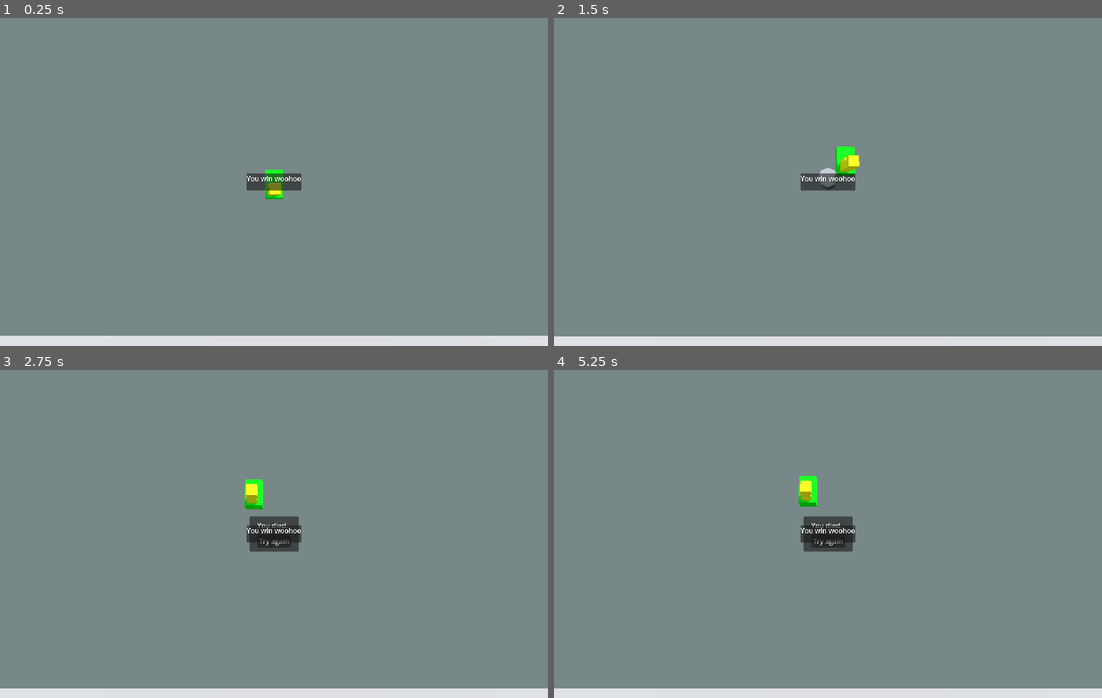
Above: before the commit, frames 1-4 (two rows, left to right).
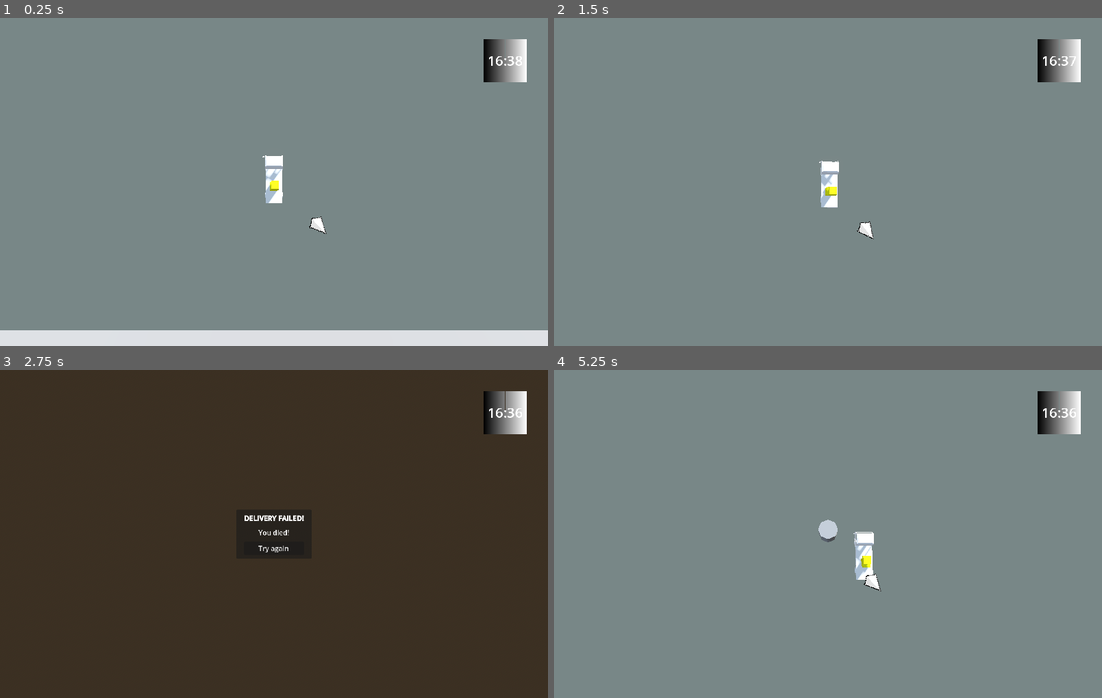
Above: after the commit, the same moments.

Repository: mcKri/bad-idea-jam
Game: Godot game, scene res://system/game_world.tscn
The game is run twice, just before and just after one commit, with the same random seed, the same clock (stepped at 60 frames per second) and the same inputs. The engine's default icon, where the game draws it, is replaced by a stand-in: a white triangle on a blue panel in a dark square.
Inputs (mouse positions are in pixels of both pictures, inside the frame that each line leads up to):
- Up to frame 1 (0.25 s): no input
- Up to frame 2 (1.5 s): tap Enter at 0.5 s; hold D (move_right) 0.53-1.28 s; hold E (interact) 0.53-1.28 s; hold Space (handbrake) from 1.28 s (still down); tap E (interact) at 1.35 s
- Up to frame 3 (2.75 s): release Space (handbrake) at 2.03 s; hold D (move_right) from 2.03 s (still down); hold X from 2.03 s (still down); tap E (interact) at 2.3 s
- Up to frame 4 (5.25 s): release D (move_right) at 2.75 s; release X at 2.75 s; click "Try again" at 2.75 s; click (828, 540) at 3.5 s, where only the run before the commit has a clickable "Try again"; click (828, 540) at 4.25 s, where only the run before the commit has a clickable "Try again"; hold W (accelerate) from 5.03 s (still down); tap E (interact) at 5.1 s

The runs differ from the first frame. In frame 1, 3.5% of the frame differs, in the area x 0-100%, y 6-97%; in frame 2, 5.0%; in frame 3, 99%, in the area x 0-100%, y 0-100%; in frame 4, 5.7%.

Commit message:
import new car model add time limit to stage add stage timer hud add objective pointer hud

Diff:
--- a/entities/car/car.gd
+++ b/entities/car/car.gd
@@ -3,9 +3,9 @@
 
 @onready var mesh: Node3D = $Mesh
 @onready var ground_ray: RayCast3D = $Mesh/RayCast3D
-@onready var car_body: CSGBox3D = $Mesh/CSGBox3D
+@onready var car_body: Node3D = $"Mesh/tray car 001"
 @onready var camera_point: Marker3D = $Mesh/CameraPoint
-@onready var box_anchor: BoxAnchor = $Mesh/CSGBox3D/BoxAnchor
+@onready var box_anchor: BoxAnchor = $"Mesh/tray car 001/BoxAnchor"
 
 @export var steer_speed_curve: Curve
 
@@ -94,7 +94,7 @@
 	if is_reversing() || is_stationary():
 		car_body.rotation.z = lerp(car_body.rotation.z, 0.0, TILT_RECOVER_SPEED * delta)
 	else:
-		var tilt_target := drift_angle * speed_factor * MAX_TILT
+		var tilt_target := -drift_angle * speed_factor * MAX_TILT
 		var tilt_speed := lerpf(TILT_RECOVER_SPEED, TILT_LEAN_SPEED, absf(drift_angle) / PI)
 		car_body.rotation.z = lerp(car_body.rotation.z, tilt_target, tilt_speed * delta)
 
@@ -168,7 +168,7 @@
 
 
 func destroy():
-	StageLoader.fail_stage()
+	StageLoader.fail_stage("Your car was destroyed!")
 	# TODO: Explode
 	hide()
 	queue_free()
--- a/entities/car/car.tscn
+++ b/entities/car/car.tscn
@@ -2,6 +2,7 @@
 
 [ext_resource type="Script" uid="uid://bhfjlv5c5yfu4" path="res://entities/car/car.gd" id="1_yotxw"]
 [ext_resource type="Script" uid="uid://bv3hcp8nt7tqn" path="res://entities/car/box_anchor.gd" id="2_1ang0"]
+[ext_resource type="PackedScene" uid="uid://c2jnpowkgbear" path="res://entities/car/tray car 001.glb" id="3_x0apo"]
 
 [sub_resource type="Curve" id="Curve_1ang0"]
 _data = [Vector2(0, 0), 0.0, 0.0, 0, 0, Vector2(0.2480211, 0.8268442), 0.0, 0.0, 0, 0, Vector2(0.50923485, 1), 0.0, 0.0, 0, 0]
@@ -31,17 +32,21 @@
 
 [node name="CSGBox3D" type="CSGBox3D" parent="Mesh" unique_id=77725255]
 transform = Transform3D(1, 0, 0, 0, 1, 0, 0, 0, 1, 0, 0.4024372, 0)
+visible = false
 collision_layer = 2
 collision_mask = 2
 size = Vector3(1, 0.78567505, 1.5700684)
 material = SubResource("StandardMaterial3D_pt7ul")
-
-[node name="BoxAnchor" type="Marker3D" parent="Mesh/CSGBox3D" unique_id=2121495623]
-transform = Transform3D(1, 0, 0, 0, 1, 0, 0, 0, 1, 0, 0.39568472, 0.34979522)
-script = ExtResource("2_1ang0")
 
 [node name="RayCast3D" type="RayCast3D" parent="Mesh" unique_id=733590555]
 collision_mask = 16
 
 [node name="CameraPoint" type="Marker3D" parent="Mesh" unique_id=599202880]
 top_level = true
+
+[node name="tray car 001" parent="Mesh" unique_id=109652924 instance=ExtResource("3_x0apo")]
+transform = Transform3D(-0.735, 0, 1.10981915e-07, 0, 0.735, 0, -1.10981915e-07, 0, -0.735, 0, 0, 0.4594083)
+
+[node name="BoxAnchor" type="Marker3D" parent="Mesh/tray car 001" unique_id=2121495623]
+transform = Transform3D(-1, 0, -1.509958e-07, 0, 1, 0, 1.509958e-07, 0, -1, -2.183478e-08, 0.71042484, -0.24976063)
+script = ExtResource("2_1ang0")
--- a/entities/player/player.gd
+++ b/entities/player/player.gd
@@ -79,6 +79,7 @@
 func enter_car(new_car: Car):
 	car = new_car
 	Camera.set_target(car.camera_point)
+	UILayer.hud.screen_pointer.set_center_node(car.mesh)
 	car.driving = true
 	reparent(car)
 	position = Vector3.ZERO
@@ -89,6 +90,7 @@
 
 func exit_car():
 	Camera.set_target(self )
+	UILayer.hud.screen_pointer.set_center_node(self )
 	reparent(car.get_parent())
 	car.driving = false
 	position = car.global_position - Vector3(2.0, 0, 0).rotated(Vector3.UP, car.mesh.global_rotation.y)
@@ -114,7 +116,7 @@
 
 
 func die():
-	StageLoader.fail_stage()
+	StageLoader.fail_stage("You died!")
 	# TODO: Play animation
 	hide()
 	queue_free()
--- a/stages/stage.gd
+++ b/stages/stage.gd
@@ -3,6 +3,9 @@
 
 @onready var spawn_point: Marker3D = $SpawnPoint
 @onready var delivery_point_holder: Node3D = $DeliveryPoints
+
+@export var time_limit: float = 999.0
+@onready var timer := time_limit
 
 var delivery_points: Array[DeliveryPoint] = []
 var curr_delivery_idx: int = 0
@@ -17,12 +20,24 @@
 	activate_next_delivery_point()
 
 
+func _process(delta):
+	if timer > 0:
+		timer -= delta
+		UILayer.hud.stage_timer.display_time(timer)
+	if timer <= 0:
+		StageLoader.fail_stage("Time's up!")
+
+
 func activate_next_delivery_point():
 	var next_point := delivery_points[curr_delivery_idx]
 	next_point.set_active()
+	UILayer.hud.screen_pointer.add_target(next_point)
 
 
 func complete_delivery():
+	var curr_point := delivery_points[curr_delivery_idx]
+	UILayer.hud.screen_pointer.remove_target(curr_point)
+
 	if curr_delivery_idx + 1 >= delivery_points.size():
 		StageLoader.complete_stage()
 		return
--- a/stages/test_world/test_world.tres
+++ b/stages/test_world/test_world.tres
@@ -1,9 +1,9 @@
 [gd_resource type="Resource" script_class="World" format=3 uid="uid://bxwpsus4eu3jn"]
 
-[ext_resource type="Script" uid="uid://dtd4v50845w8b" path="res://stages/world.gd" id="1_2jlcs"]
-[ext_resource type="PackedScene" uid="uid://dweq1naht4loy" path="res://stages/test_world/test_stage.tscn" id="2_x4jhe"]
+[ext_resource type="Script" uid="uid://dtd4v50845w8b" path="res://stages/world.gd" id="1_5m1lx"]
+[ext_resource type="PackedScene" uid="uid://dweq1naht4loy" path="res://stages/test_world/test_stage.tscn" id="2_whopg"]
 
 [resource]
-script = ExtResource("1_2jlcs")
-stages = Array[PackedScene]([ExtResource("2_x4jhe")])
+script = ExtResource("1_5m1lx")
+stages = Array[PackedScene]([ExtResource("2_whopg"), ExtResource("2_whopg")])
 metadata/_custom_type_script = "uid://dtd4v50845w8b"
--- a/system/stage_loader.gd
+++ b/system/stage_loader.gd
@@ -38,7 +38,7 @@
 	stage.add_child(player)
 	player.enter_car(car)
 
-	Camera.set_target(car, INF)
+	Camera.set_target(car.camera_point, INF)
 
 	# Initialize delivery points
 	var boxes: Array[Box] = []
@@ -54,6 +54,8 @@
 	car.box_anchor.reset()
 	for box in boxes:
 		car.box_anchor.add_box(box)
+
+	UILayer.hud.stage_timer.set_max_time(stage.time_limit)
 
 
 func advance_stage():
@@ -80,13 +82,13 @@
 	load_stage(stage_idx)
 
 
-func fail_stage():
+func fail_stage(reason: String = ""):
 	player.input_enabled = false
 	car.driving = false
-	UILayer.stage_fail_screen.show()
+	UILayer.stage_fail_screen.open(reason)
 
 
 func complete_stage():
 	player.input_enabled = false
 	car.driving = false
-	print("Stage finished!")
+	UILayer.stage_complete_screen.show()
--- /dev/null
+++ b/ui/hud/hud.gd
@@ -0,0 +1,5 @@
+class_name HUD
+extends CanvasLayer
+
+@onready var stage_timer: StageTimer = %StageTimer
+@onready var screen_pointer: ScreenPointer = $ScreenPointer
--- /dev/null
+++ b/ui/hud/hud.tscn
@@ -0,0 +1,77 @@
+[gd_scene format=3 uid="uid://d1g81bspctb8t"]
+
+[ext_resource type="Script" uid="uid://dcyk114avhmgt" path="res://ui/hud/hud.gd" id="1_xmswo"]
+[ext_resource type="Script" uid="uid://ss305vhhti7x" path="res://ui/hud/stage_timer.gd" id="2_4d6w6"]
+[ext_resource type="Script" uid="uid://mnnnt36vbblg" path="res://ui/hud/screen_pointer.gd" id="3_e0nub"]
+[ext_resource type="Texture2D" uid="uid://dnhxr1f2ir35l" path="res://ui/hud/screen_pointer/arrow.png" id="4_w75iv"]
+[ext_resource type="Texture2D" uid="uid://4aw38uas4wn2" path="res://icon.svg" id="5_imuuq"]
+
+[sub_resource type="Gradient" id="Gradient_00rn6"]
+
+[sub_resource type="GradientTexture1D" id="GradientTexture1D_gjtyb"]
+gradient = SubResource("Gradient_00rn6")
+
+[sub_resource type="LabelSettings" id="LabelSettings_00rn6"]
+font_size = 32
+
+[node name="HUD" type="CanvasLayer" unique_id=741828762]
+script = ExtResource("1_xmswo")
+
+[node name="MarginContainer" type="MarginContainer" parent="." unique_id=1183901710]
+anchors_preset = 15
+anchor_right = 1.0
+anchor_bottom = 1.0
+grow_horizontal = 2
+grow_vertical = 2
+theme_override_constants/margin_left = 50
+theme_override_constants/margin_top = 50
+theme_override_constants/margin_right = 50
+theme_override_constants/margin_bottom = 50
+
+[node name="StageTimer" type="TextureProgressBar" parent="MarginContainer" unique_id=1151699697]
+unique_name_in_owner = true
+custom_minimum_size = Vector2(100, 100)
+layout_mode = 2
+size_flags_horizontal = 8
+size_flags_vertical = 0
+step = 0.01
+value = 80.0
+fill_mode = 5
+nine_patch_stretch = true
+texture_progress = SubResource("GradientTexture1D_gjtyb")
+script = ExtResource("2_4d6w6")
+
+[node name="Label" type="Label" parent="MarginContainer/StageTimer" unique_id=202517358]
+layout_mode = 0
+offset_right = 100.0
+offset_bottom = 100.0
+size_flags_vertical = 1
+text = "99"
+label_settings = SubResource("LabelSettings_00rn6")
+horizontal_alignment = 1
+vertical_alignment = 1
+
+[node name="ScreenPointer" type="Control" parent="." unique_id=1299942713]
+custom_minimum_size = Vector2(250, 250)
+layout_mode = 3
+anchors_preset = 15
+anchor_right = 1.0
+anchor_bottom = 1.0
+grow_horizontal = 2
+grow_vertical = 2
+script = ExtResource("3_e0nub")
+
+[node name="ArrowTemplate" type="TextureRect" parent="ScreenPointer" unique_id=193623610]
+layout_mode = 0
+offset_right = 46.0
+offset_bottom = 50.0
+texture = ExtResource("4_w75iv")
+
+[node name="TextureRect" type="TextureRect" parent="ScreenPointer/ArrowTemplate" unique_id=106369700]
+layout_mode = 0
+offset_left = 44.0
+offset_top = 14.0
+offset_right = 70.0
+offset_bottom = 40.0
+texture = ExtResource("5_imuuq")
+expand_mode = 1
--- /dev/null
+++ b/ui/hud/screen_pointer.gd
@@ -0,0 +1,166 @@
+class_name ScreenPointer
+extends Control
+
+const HIDE_THRESHOLD: float = 10.0
+const POINTER_MARGIN: float = 150.0
+
+@onready var pointer_template: TextureRect = $ArrowTemplate
+@onready var pointer_texture: Texture = preload("res://ui/hud/screen_pointer/arrow.png")
+
+var target_datas: Array[Dictionary] = []
+var target_pointers: Dictionary[Node3D, Control] = {}
+var center_node: Node3D = null
+
+
+func _ready():
+	pointer_template.hide()
+	_center_pointer(pointer_template)
+
+
+func _center_pointer(pointer: Control):
+	pointer.pivot_offset = pointer.size * pointer.scale / 2
+	var pointer_attachment: TextureRect = pointer.get_node("TextureRect")
+	if pointer_attachment:
+		pointer_attachment.pivot_offset = pointer_attachment.size / 2
+
+
+func _process(_delta):
+	_draw_pointers()
+
+
+func set_center_node(node: Node3D):
+	center_node = node
+
+
+func add_target(target: Node3D, image: Texture = null):
+	target_datas.append({
+		"node": target,
+		"image": image,
+	})
+
+
+func remove_target(target: Node3D):
+	var target_data = null
+	for data in target_datas:
+		if data.node == target:
+			target_data = data
+			break
+	if !target_data:
+		return
+
+	_erase_target_data(target_data)
+
+
+func _erase_target_data(target_data: Dictionary):
+	var target: Node3D = target_data.get("node", null)
+	if target_pointers.has(target):
+		var pointer: TextureRect = target_pointers[target]
+		pointer.queue_free()
+		target_pointers.erase(target)
+
+	target_datas.erase(target_data)
+
+
+func _draw_pointers():
+	var camera := get_viewport().get_camera_3d()
+	if not camera:
+		return
+
+	var control_origin := get_global_rect().position
+	var center := size / 2
+	if center_node and is_instance_valid(center_node):
+		center = camera.unproject_position(center_node.global_position) - control_origin
+
+	var bounds_rect := Rect2(center - Vector2.ONE * POINTER_MARGIN, Vector2.ONE * POINTER_MARGIN * 2)
+
+	for target_data in target_datas:
+		if not _validate_target_data(target_data):
+			target_datas.erase(target_data)
+			continue
+
+		var node: Node3D = target_data.node
+		if not is_instance_valid(node) or node.is_queued_for_deletion():
+			remove_target(node)
+			continue
+
+		# Get or create pointer
+		var pointer: TextureRect = target_pointers.get(node, null)
+		if not pointer:
+			pointer = pointer_template.duplicate()
+			if node.tree_exited.is_connected(_remove_pointer.bind(pointer)):
+				node.tree_exited.disconnect(_remove_pointer.bind(pointer))
+			node.tree_exited.connect(_remove_pointer.bind(pointer))
+
+			add_child(pointer)
+			target_pointers[node] = pointer
+
+		pointer.show()
+
+		# Display image if available
+		var pointer_attachment: TextureRect = pointer.get_node("TextureRect")
+		if target_data.image:
+			pointer_attachment.texture = target_data.image
+		else:
+			pointer_attachment.hide()
+
+		# Project 3D world position to screen, then convert to control-local space
+		var world_pos: Vector3 = node.global_position
+		var screen_pos: Vector2 = camera.unproject_position(world_pos)
+		var local_pos: Vector2 = screen_pos - control_origin
+
+		var in_front := camera.is_position_in_frustum(world_pos)
+		var is_behind_camera := (world_pos - camera.global_position).dot(camera.global_transform.basis.z) > 0
+		var any_corner_visible := in_front and bounds_rect.grow(-HIDE_THRESHOLD).has_point(local_pos)
+
+		if any_corner_visible:
+			pointer.hide()
+			continue
+
+		# When behind the camera, unproject_position gives mirrored coords — flip the direction
+		var dir: Vector2
+		if is_behind_camera:
+			dir = - (local_pos - center).normalized()
+		else:
+			dir = (local_pos - center).normalized()
+		if dir == Vector2.ZERO:
+			dir = Vector2.DOWN
+
+		var margin: float = (pointer.size * pointer.scale).length() / 2
+		var half_size = Vector2(POINTER_MARGIN, POINTER_MARGIN) - Vector2(margin, margin)
+		var pointer_pos = center
+
+		# Find intersection with rectangle bounds
+		var t_max = INF
+		for i in 2:
+			if abs(dir[i]) > 0.001:
+				var t = half_size[i] / abs(dir[i])
+				t_max = min(t_max, t)
+		pointer_pos += dir * t_max
+
+		# Clamp to rectangle
+		pointer_pos.x = clamp(pointer_pos.x, center.x - POINTER_MARGIN + margin, center.x + POINTER_MARGIN - margin)
+		pointer_pos.y = clamp(pointer_pos.y, center.y - POINTER_MARGIN + margin, center.y + POINTER_MARGIN - margin)
+		pointer.position = pointer_pos - pointer.pivot_offset
+		pointer.rotation = dir.angle() + PI / 2
+		pointer_attachment.rotation = - pointer.rotation
+
+
+func _remove_pointer(pointer):
+	if !is_instance_valid(pointer) || pointer is not Control:
+		return
+
+	for target in target_pointers:
+		if target_pointers[target] == pointer:
+			pointer.hide()
+			pointer.queue_free()
+			target_pointers.erase(target)
+			break
+
+
+func _validate_target_data(target_data: Dictionary) -> bool:
+	if not target_data.has("node") or not is_instance_valid(target_data.node):
+		return false
+	if not target_data.has("image") or not (target_data.image is Texture):
+		target_data.image = null
+
+	return true
--- /dev/null
+++ b/ui/hud/stage_timer.gd
@@ -0,0 +1,26 @@
+class_name StageTimer
+extends TextureProgressBar
+
+@onready var label: Label = $Label
+
+var _max_time: float = 0.0
+
+
+func set_max_time(seconds: float):
+	_max_time = seconds
+	display_time(seconds)
+
+
+func display_time(seconds: float):
+	seconds = clamp(seconds, 0.0, _max_time)
+	var minutes := int(seconds / 60)
+	var seconds_remainder := int(seconds) % 60
+
+	var time_string := ""
+	if minutes > 0:
+		time_string = "%02d:%02d" % [minutes, seconds_remainder]
+	else:
+		time_string = "%02d" % seconds
+
+	label.text = time_string
+	value = seconds / _max_time * 100.0
--- a/ui/stage_complete_screen.tscn
+++ b/ui/stage_complete_screen.tscn
@@ -31,7 +31,8 @@
 
 [node name="RichTextLabel" type="RichTextLabel" parent="PanelContainer/MarginContainer/VBoxContainer" unique_id=1972882428]
 layout_mode = 2
-text = "You win woohoo"
+bbcode_enabled = true
+text = "[b]You win woohoo"
 fit_content = true
 autowrap_mode = 0
 
--- a/ui/stage_fail_screen.gd
+++ b/ui/stage_fail_screen.gd
@@ -1,4 +1,12 @@
+class_name StageFailScreen
 extends CanvasLayer
+
+@onready var reason_label: RichTextLabel = %ReasonLabel
+
+
+func open(reason: String = ""):
+	reason_label.text = reason
+	show()
 
 
 func _on_try_again_button_pressed():
--- a/ui/stage_fail_screen.tscn
+++ b/ui/stage_fail_screen.tscn
@@ -31,9 +31,17 @@
 
 [node name="RichTextLabel" type="RichTextLabel" parent="PanelContainer/MarginContainer/VBoxContainer" unique_id=674352312]
 layout_mode = 2
-text = "You died."
+bbcode_enabled = true
+text = "[b]DELIVERY FAILED!"
 fit_content = true
 autowrap_mode = 0
+
+[node name="ReasonLabel" type="RichTextLabel" parent="PanelContainer/MarginContainer/VBoxContainer" unique_id=1501385199]
+unique_name_in_owner = true
+layout_mode = 2
+text = "<reason>"
+fit_content = true
+horizontal_alignment = 1
 
 [node name="TryAgainButton" type="Button" parent="PanelContainer/MarginContainer/VBoxContainer" unique_id=856401234]
 layout_mode = 2
--- a/ui/ui_layer.gd
+++ b/ui/ui_layer.gd
@@ -1,7 +1,10 @@
 extends CanvasLayer
 
+@onready var hud: HUD = $HUD
 @onready var stage_fail_screen: CanvasLayer = $StageFailScreen
+@onready var stage_complete_screen: CanvasLayer = $StageCompleteScreen
 
 
 func _ready():
 	stage_fail_screen.hide()
+	stage_complete_screen.hide()
--- a/ui/ui_layer.tscn
+++ b/ui/ui_layer.tscn
@@ -1,37 +1,17 @@
 [gd_scene format=3 uid="uid://bh7hxc7y7lxxv"]
 
 [ext_resource type="Script" uid="uid://cvno21b3rvgct" path="res://ui/ui_layer.gd" id="1_3otji"]
+[ext_resource type="PackedScene" uid="uid://d1g81bspctb8t" path="res://ui/hud/hud.tscn" id="2_gjtyb"]
 [ext_resource type="PackedScene" uid="uid://dtulmmv3577jc" path="res://ui/stage_fail_screen.tscn" id="2_xqqt7"]
+[ext_resource type="PackedScene" uid="uid://bqs0wjcm8ovtc" path="res://ui/stage_complete_screen.tscn" id="3_00rn6"]
 
 [node name="UILayer" type="CanvasLayer" unique_id=1128583004]
 script = ExtResource("1_3otji")
 
+[node name="HUD" parent="." unique_id=741828762 instance=ExtResource("2_gjtyb")]
+
 [node name="StageFailScreen" parent="." unique_id=1569934570 instance=ExtResource("2_xqqt7")]
 visible = false
 
-[node name="StageCompleteScreen" type="CanvasLayer" parent="." unique_id=748305610]
-
-[node name="PanelContainer" type="PanelContainer" parent="StageCompleteScreen" unique_id=1538257260]
-anchors_preset = 8
-anchor_left = 0.5
-anchor_top = 0.5
-anchor_right = 0.5
-anchor_bottom = 0.5
-offset_left = -20.0
-offset_top = -20.0
-offset_right = 20.0
-offset_bottom = 20.0
-grow_horizontal = 2
-grow_vertical = 2
-
-[node name="MarginContainer" type="MarginContainer" parent="StageCompleteScreen/PanelContainer" unique_id=593398620]
-layout_mode = 2
-
-[node name="VBoxContainer" type="VBoxContainer" parent="StageCompleteScreen/PanelContainer/MarginContainer" unique_id=1689130358]
-layout_mode = 2
-
-[node name="RichTextLabel" type="RichTextLabel" parent="StageCompleteScreen/PanelContainer/MarginContainer/VBoxContainer" unique_id=1397949211]
-layout_mode = 2
-text = "You win woohoo"
-fit_content = true
-autowrap_mode = 0
+[node name="StageCompleteScreen" parent="." unique_id=2133824874 instance=ExtResource("3_00rn6")]
+visible = false
Binary file added: entities/car/tray car 001.glb
Not shown, added: entities/car/tray car 001.glb.import
Not shown, added: ui/hud/hud.gd.uid
Not shown, added: ui/hud/screen_pointer.gd.uid
Binary file added: ui/hud/screen_pointer/arrow.png
Not shown, added: ui/hud/screen_pointer/arrow.png.import
Binary file added: ui/hud/screen_pointer/target_arrow.png
Not shown, added: ui/hud/screen_pointer/target_arrow.png.import
Not shown, added: ui/hud/stage_timer.gd.uid
